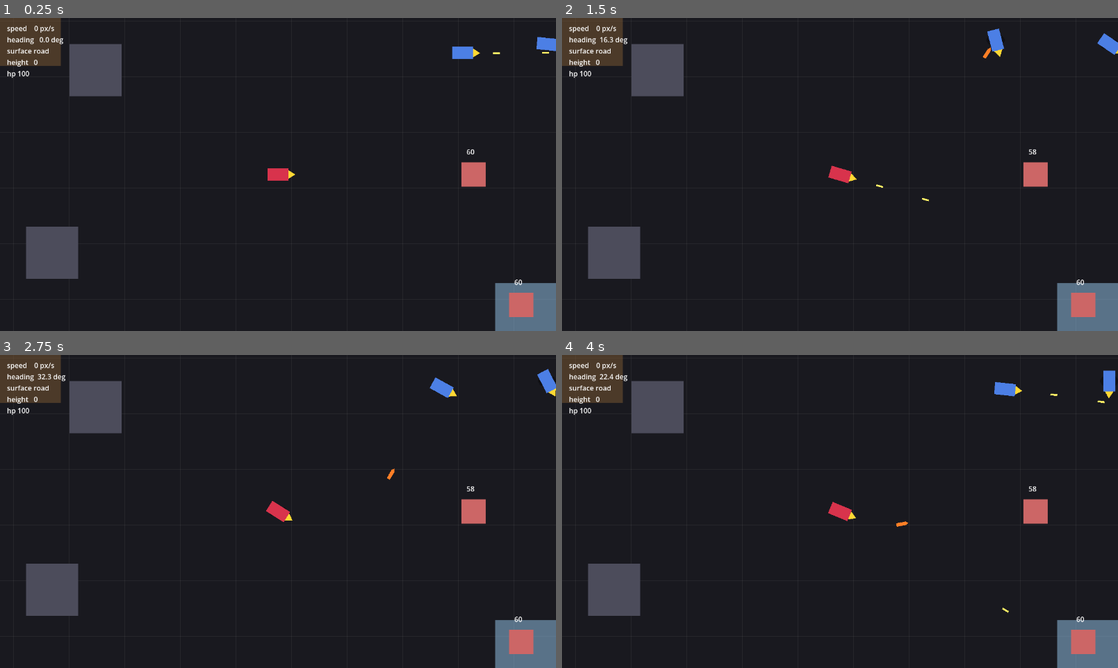
Above: before the commit, frames 1-4 (two rows, left to right).
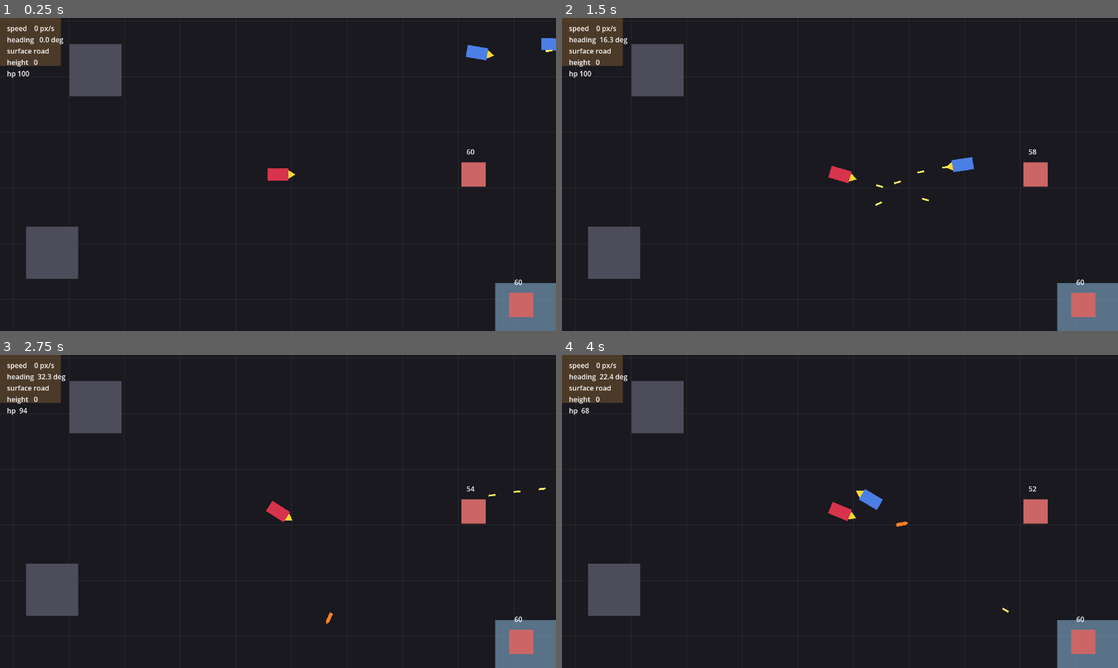
Above: after the commit, the same moments.

Repository: b3p3k0/bentchrome
Game: Godot game, scene res://levels/arena/arena.tscn
Same seed, same stepped clock (60 frames per second), same inputs: the game is played once before the commit and once after it.
Inputs (mouse positions are in pixels of both pictures, inside the frame that each line leads up to):
- Up to frame 1 (0.25 s): no input
- Up to frame 2 (1.5 s): tap Enter (ui_accept) at 0.5, 0.77 s; move the mouse to (962, 158) at 0.52 s; hold D (move_right) 0.53-1.25 s; click (962, 158) at 0.6 s; right-click (962, 158) at 0.8 s; drag from (728, 190) to (840, 174) at 1.27 s
- Up to frame 3 (2.75 s): move the mouse to (333, 442) at 2.02 s; hold D (move_right) from 2.03 s (still down); click (333, 442) at 2.1 s; right-click (333, 442) at 2.3 s
- Up to frame 4 (4 s): release D (move_right) at 2.75 s; drag from (812, 574) to (1106, 380) at 2.77 s; move the mouse to (1006, 558) at 3.52 s; hold A (move_left) from 3.53 s (still down); tap Space at 3.6 s; tap Enter (ui_accept) at 3.77 s; right-click (1006, 558) at 3.8 s

The runs differ from the first frame. In frame 1, 0.3% of the frame differs, in the area x 81-100%, y 6-14%; in frame 2, 0.5%; in frame 3, 0.5%; in frame 4, 0.6%, in the area x 3-100%, y 4-50%.

Commit message:
Phase 3: enemy pursue/evade state machine
Give the enemy AI a two-state FSM with hysteresis: PURSUE (face target, close in, fire while aimed) until inside NEAR (180px), then EVADE (turn away, run) until distance opens past FAR (460px); low HP forces EVADE. The in/out band keeps them moving and jousting instead of parking at one range. Add Vehicle.get_hp_fraction() for the low-HP check.

Co-Authored-By: Claude Opus 4.8 <noreply@anthropic.com>

Diff:
--- a/vehicles/drivers/enemy_driver.gd
+++ b/vehicles/drivers/enemy_driver.gd
@@ -1,12 +1,19 @@
 class_name EnemyDriver
 extends Driver
-## Basic free-for-all pursuit: chase the nearest OTHER vehicle (player or another
-## enemy), hold a rough engagement range, and fire the MG while facing it. This
-## is the movement baseline — distinct archetypes (flank, retreat, ambush, boss)
-## layer weights and behaviors on top in the rest of Phase 3.
+## Simple free-for-all pursue/evade AI: chase the nearest other vehicle and fire
+## while closing; peel off when too close or low on HP, then re-engage once
+## distance opens. The hysteresis between NEAR and FAR keeps them jousting in and
+## out instead of parking at one range. Distinct archetypes (weights, flanking,
+## special usage) layer on top of this baseline later in Phase 3.
 
-const ENGAGE_RANGE := 240.0   # px the enemy tries to keep from its target
+enum State { PURSUE, EVADE }
+
+const NEAR := 180.0        # too close → peel off
+const FAR := 460.0         # opened up → re-engage
 const FIRE_RANGE := 1000.0
+const LOW_HP := 0.3
+
+var _state: State = State.PURSUE
 
 func get_intent(vehicle, _delta: float) -> Dictionary:
 	var target := _nearest_other(vehicle)
@@ -15,16 +22,28 @@
 
 	var to_target: Vector2 = target.global_position - vehicle.global_position
 	var dist := to_target.length()
-	var diff := wrapf(to_target.angle() - vehicle.heading, -PI, PI)
+	var bearing := to_target.angle()
 
-	# Drive toward the target when roughly facing it; ease off (or back up) when
-	# inside the engagement range so it circles instead of ramming.
-	var throttle := 0.0
-	if absf(diff) < 1.2:
-		throttle = clampf((dist - ENGAGE_RANGE) / 300.0, -0.3, 1.0)
+	# Hysteresis: commit to a state until distance crosses the far/near band.
+	if vehicle.get_hp_fraction() < LOW_HP:
+		_state = State.EVADE
+	elif dist > FAR:
+		_state = State.PURSUE
+	elif dist < NEAR:
+		_state = State.EVADE
 
+	if _state == State.EVADE:
+		var away := wrapf(bearing + PI - vehicle.heading, -PI, PI)
+		return {
+			"throttle": 1.0 if absf(away) < 1.2 else 0.3,
+			"steer": clampf(away * 2.0, -1.0, 1.0),
+			"fire_mg": false,
+			"fire_special": false,
+		}
+
+	var diff := wrapf(bearing - vehicle.heading, -PI, PI)
 	return {
-		"throttle": throttle,
+		"throttle": 1.0 if absf(diff) < 1.2 else 0.2,
 		"steer": clampf(diff * 2.0, -1.0, 1.0),
 		"fire_mg": absf(diff) < 0.25 and dist < FIRE_RANGE,
 		"fire_special": false,
--- a/vehicles/vehicle.gd
+++ b/vehicles/vehicle.gd
@@ -93,3 +93,6 @@
 
 func get_hp() -> float:
 	return _health.hp if _health else 0.0
+
+func get_hp_fraction() -> float:
+	return _health.hp / _health.max_hp if _health and _health.max_hp > 0.0 else 1.0
